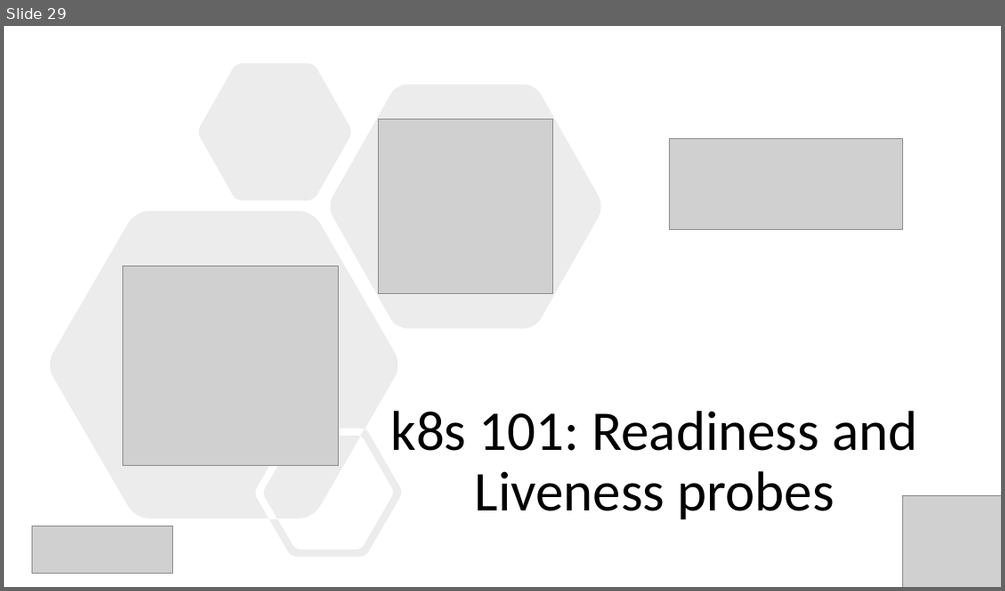
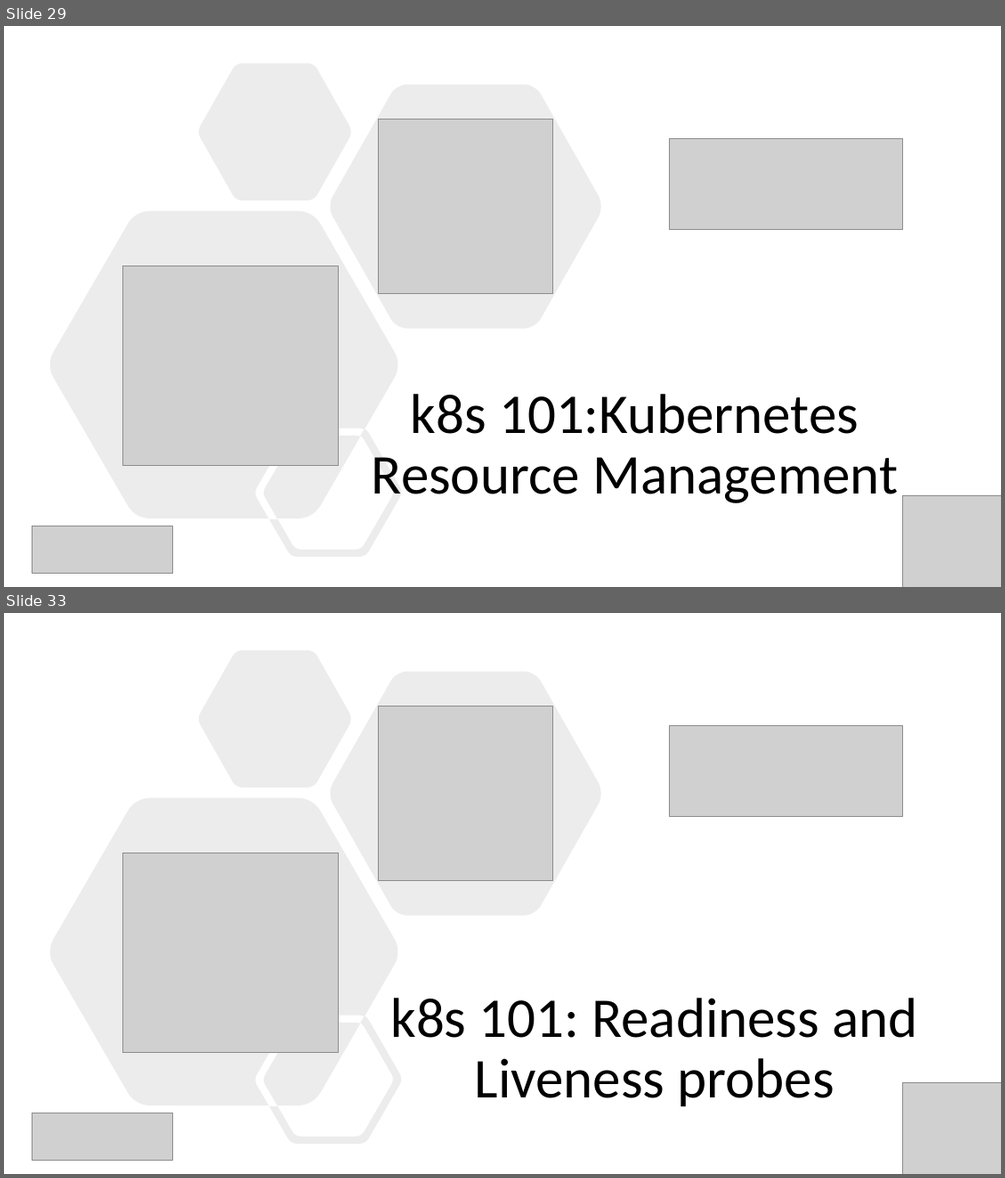
Before and after one commit to Infrastructure-AsCode/aks-101, a slide deck: slides/k8s-101.pptx. Shown one above the other, each under a label of ours: slide 29 before the commit, slides 29 and 33 after it; the slides between them are not shown. The pictures are 1005x591 and 1005x1178 pixels, drawn with LibreOffice and Linux fonts; fonts in the diff are those of the drawing; grey boxes stand for pictures. Boxes give left, top, right and bottom in pixels: in the first picture for what was removed or moved away, otherwise in the second. Text is boxed around its words. In the diff, an @@ line names an element or a change of style, - is before the commit and + after.

```diff
--- a/slides/k8s-101.pptx
+++ b/slides/k8s-101.pptx
@@ slide 29 added at box(4, 26, 1001, 587), background #FFFFFF @@
@@ freeform shape added at box(50, 63, 601, 557), fill #808080 at 15% opacity @@
@@ picture added at box(379, 119, 553, 293) @@
@@ picture added at box(669, 138, 902, 230) @@
@@ picture added at box(123, 266, 339, 465) @@
@@ text added at box(372, 394, 898, 503), 54 pt, text #000000 @@
+k8s 101:Kubernetes Resource Management
@@ picture added at box(903, 495, 1001, 587) @@
@@ picture added at box(32, 526, 173, 573) @@
@@ what was slide 29 is now slide 33 @@
```
Also in this commit, not shown: 7 slides changed, 26 other slides added, 2 slides removed, 19 other files.
